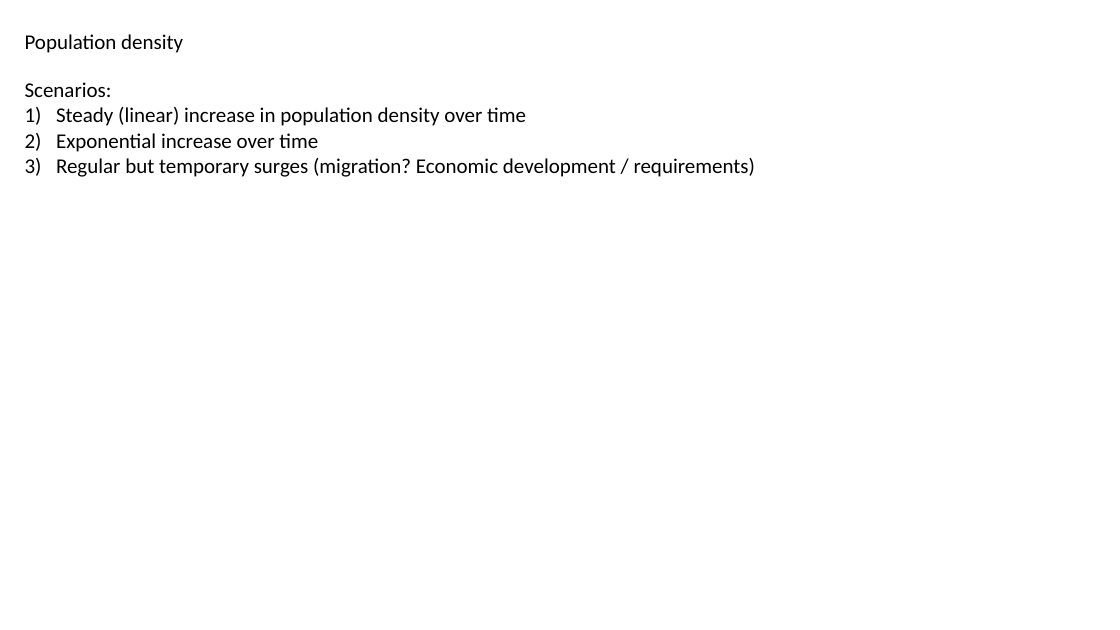
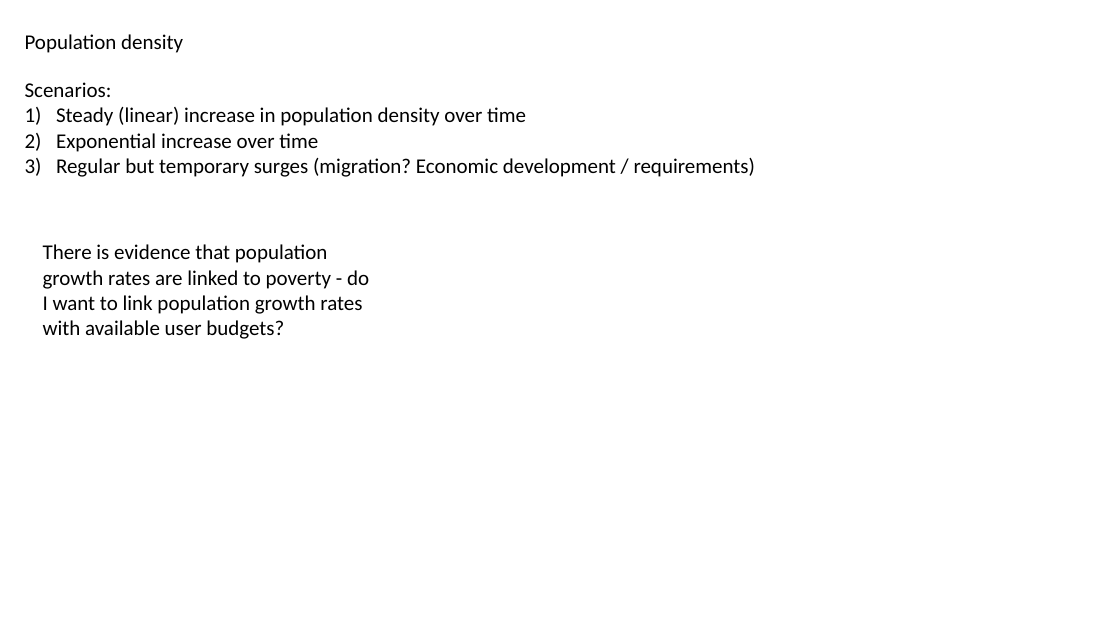
Before and after one commit to mattnuttall00/PhD_Chapter4, a slide deck: slide 2 of Investment_details.pptx. Drawn at 1120x630 pixels with LibreOffice and Linux fonts; fonts in the diff are those of the drawing. Boxes give left, top, right and bottom in pixels: in the first picture for what was removed or moved away, otherwise in the second. Text is boxed around its words. In the diff, an @@ line names an element or a change of style, - is before the commit and + after.

```diff
--- a/Investment_details.pptx
+++ b/Investment_details.pptx
@@ text added at [43,244,369,339], 18 pt, text #000000 @@
+There is evidence that population growth rates are linked to poverty - do I want to link population growth rates with available user budgets?
```
Also in this commit, not shown: 2 other files.
